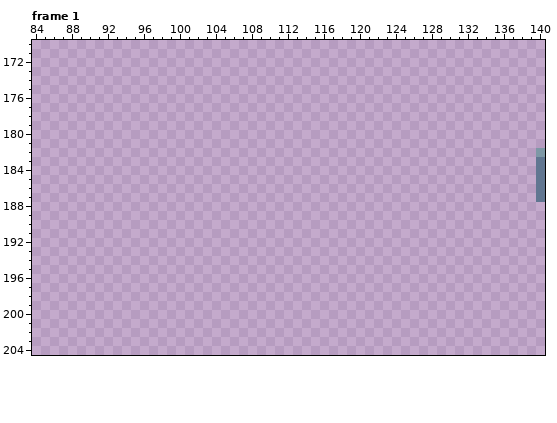
Two versions of one pixel-art file, Assets/Sprites/Tiles/tileMap.aseprite. Above, as it was before the edit.
1000x1000 pixels, 3 frames. Colours within 5 levels of each other are drawn and written as one. Shown: frame 1: x 84..140, y 170..204. The commit also changed other frames or places, which this record leaves out.
After the commit:
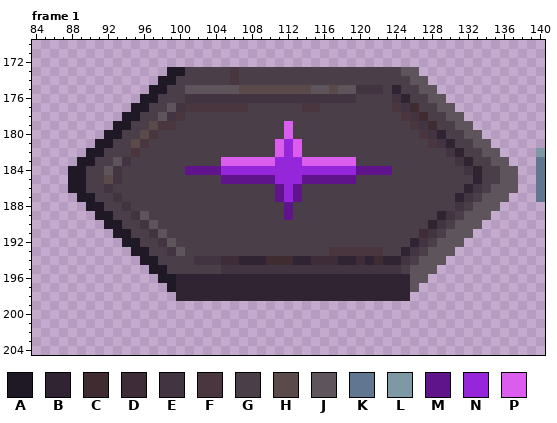
Palette (. is transparent): A #1f1926  B #312432  C #3e2c31  D #3e2c39  E #433441  F #49363e  G #4a3e48  H #5a4a4a  J #5e545c  K #617691  L #7e98a6  M #60148b  N #9526da  P #da5ded
Edits made:
{"where": "frame 1, layer \"Flattened\""}
{"frame":1,"y":173,"x":99,"old":"............................","new":"AAGGGGGFGGGGGGGGGGGGGGGGGGJJ"}
{"frame":1,"y":174,"x":98,"old":"..............................","new":"AAGGGGGGFGGGGGGGGGGGGGGGGGGGJJ"}
{"frame":1,"y":175,"x":97,"old":"................................","new":"AAGGJJJJJJHHHHHHHHJJHJJEEEGBGGJJ"}
{"frame":1,"y":176,"x":96,"old":"..................................","new":"AAGGGEEEEEEEEEEEEEEEEEEEGGGGEBGGJJ"}
{"frame":1,"y":177,"x":95,"old":"....................................","new":"AAGGJEFFFFFFFGGGGGGFFGGGGGGGGFECGGJJ"}
{"frame":1,"y":178,"x":94,"old":"......................................","new":"AAGGJEFGGGGGGGGGGGGGGGGGGGGGGGGFECGGJJ"}
{"frame":1,"y":179,"x":93,"old":"........................................","new":"AAGGHFFGGGGGGGGGGGGPGGGGGGGGGGGGGFECGGJJ"}
{"frame":1,"y":180,"x":92,"old":"..........................................","new":"AAGGHFGGGGGGGGGGGGGGPGGGGGGGGGGGGGGFEBGGJJ"}
{"frame":1,"y":181,"x":91,"old":"............................................","new":"AAGGHFGGGGGGGGGGGGGGPNPGGGGGGGGGGGGGGFEBGGJJ"}
{"frame":1,"y":182,"x":90,"old":"..............................................","new":"AAGGGFGGGGGGGGGGGGGGGPNPGGGGGGGGGGGGGGGGEBGGJJ"}
{"frame":1,"y":183,"x":89,"old":"................................................","new":"AAGGJEGGGGGGGGGGPPPPPPNNNPPPPPPGGGGGGGGGGGEBGGJJ"}
{"frame":1,"y":184,"x":88,"old":"..................................................","new":"AAGGJEGGGGGGGMMMMNNNNNNNNNNNNNNNMMMMGGGGGGGGEBGGJJ"}
{"frame":1,"y":185,"x":88,"old":"..................................................","new":"AAGGHEGGGGGGGGGGGMMMMMMNNNMMMMMMGGGGGGGGGGGGGBGGJJ"}
{"frame":1,"y":186,"x":88,"old":"..................................................","new":"AAGGEGGGGGGGGGGGGGGGGGGMNMGGGGGGGGGGGGGGGGGGBEGJJJ"}
{"frame":1,"y":187,"x":89,"old":"................................................","new":"AAGGEGGGGGGGGGGGGGGGGGMNMGGGGGGGGGGGGGGGGGBEGJJJ"}
{"frame":1,"y":188,"x":90,"old":"..............................................","new":"AAGGEGGGGGGGGGGGGGGGGGMGGGGGGGGGGGGGGGGGGEGJJJ"}
{"frame":1,"y":189,"x":91,"old":"............................................","new":"AAGGEJGGGGGGGGGGGGGGGMGGGGGGGGGGGGGGGGBEGJJJ"}
{"frame":1,"y":190,"x":92,"old":"..........................................","new":"AAGGEJGGGGGGGGGGGGGGGGGGGGGGGGGGGGGGBEGJJJ"}
{"frame":1,"y":191,"x":93,"old":"........................................","new":"AAGGEJGGGGGGGGGGGGGGGGGGGGGGGGGGGGDEGJJJ"}
{"frame":1,"y":192,"x":94,"old":"......................................","new":"AAGGEJGGGGGGGGGGGGGGGGGGGGGGGGGGBEGJJJ"}
{"frame":1,"y":193,"x":95,"old":"....................................","new":"AAGGEJGGGGGGGGGGGGGGGGFFFFFFGGBEGJJJ"}
{"frame":1,"y":194,"x":96,"old":"..................................","new":"AAGGGGEEEDDBBBCCCBBDDDBBDBCBBEGJJJ"}
{"frame":1,"y":195,"x":97,"old":"................................","new":"AAGGGGGGEEEEEEEEEEEEEEEEEEEEGJJJ"}
{"frame":1,"y":196,"x":98,"old":"..............................","new":"AABBBBBBBBBBBBBBBBBBBBBBBBBBJJ"}
{"frame":1,"y":197,"x":99,"old":"............................","new":"ABBBBBBBBBBBBBBBBBBBBBBBBBBJ"}
{"frame":1,"y":198,"x":100,"old":"..........................","new":"BBBBBBBBBBBBBBBBBBBBBBBBBB"}
{"label":"added","picture_box":[68,67,518,301]}
